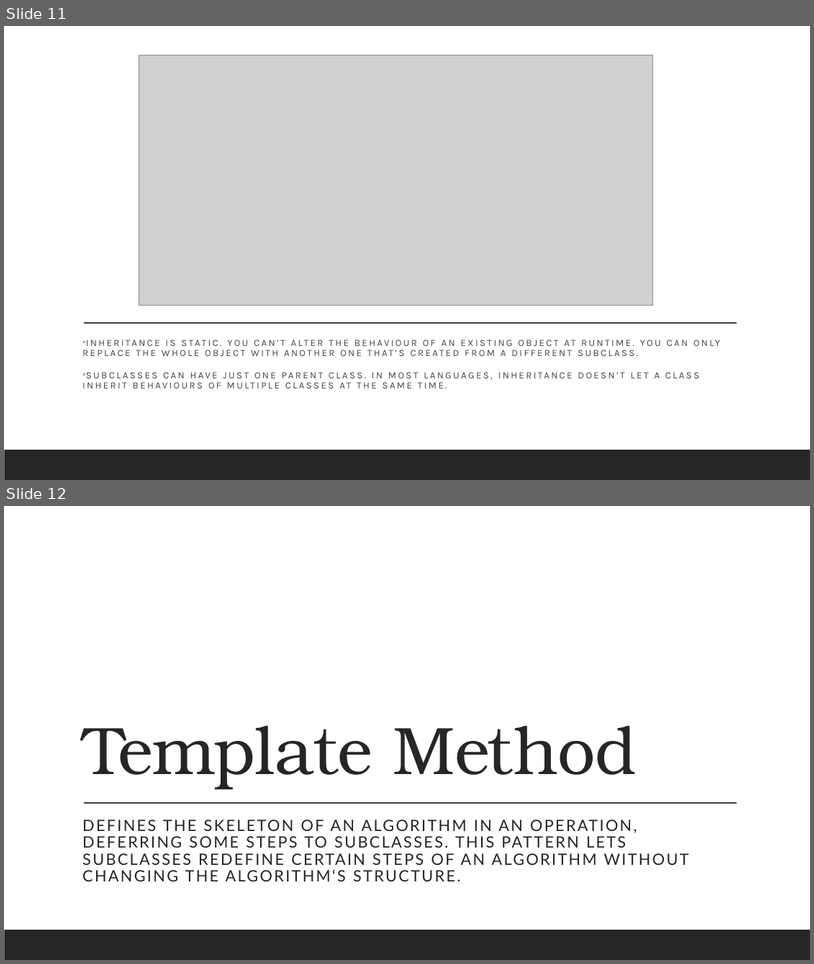
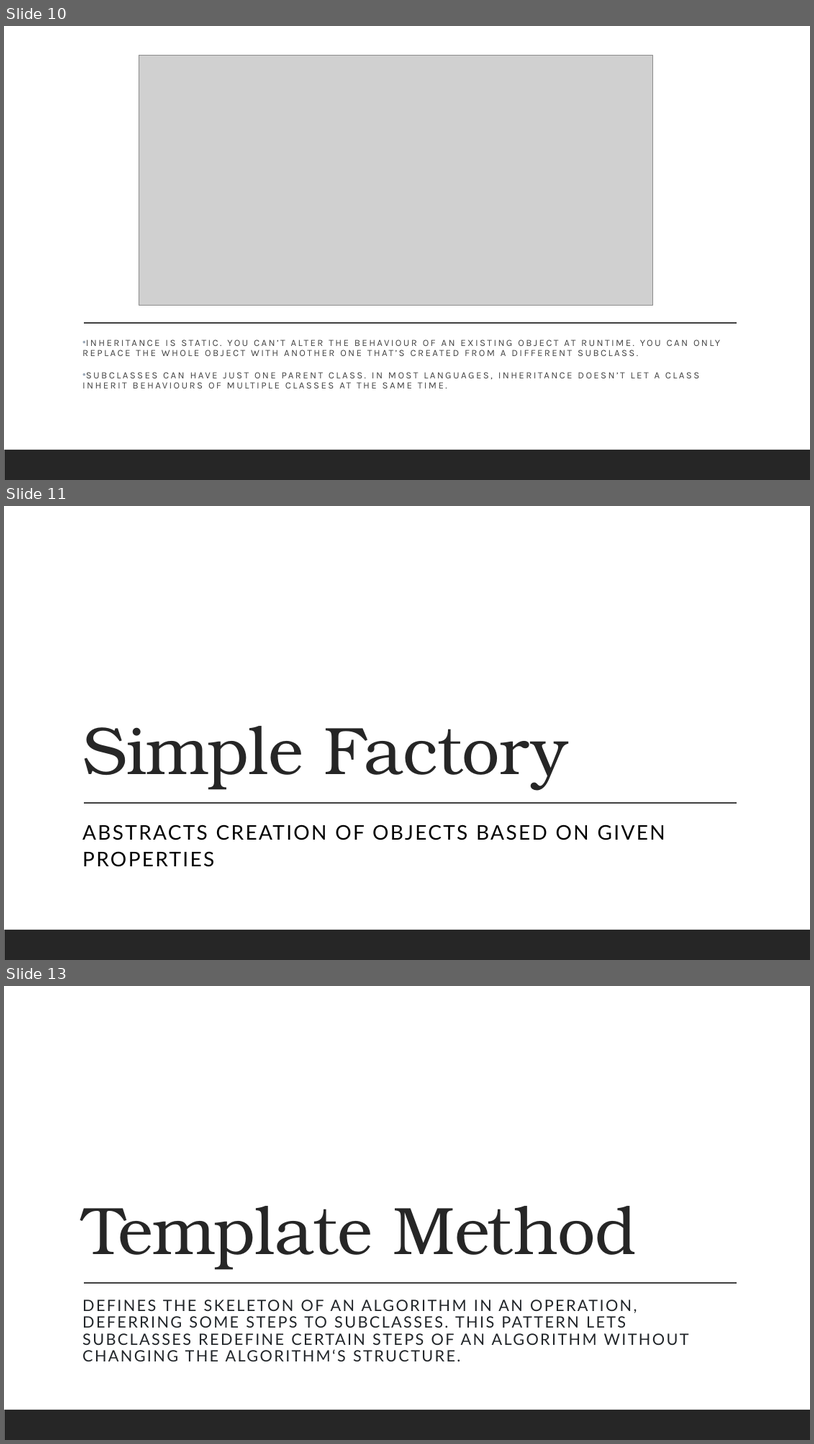
Before and after one commit to vesou/PatternsDemo, a slide deck: Misc/Design Patterns.pptx. Shown one above the other, each under a label of ours: slides 11 and 12 before the commit, slides 10, 11 and 13 after it; the slides between them are not shown. The pictures are 814x964 and 814x1444 pixels, drawn with LibreOffice and Linux fonts; fonts in the diff are those of the drawing; grey boxes stand for pictures. Boxes give left, top, right and bottom in pixels: in the first picture for what was removed or moved away, otherwise in the second. Text is boxed around its words. In the diff, an @@ line names an element or a change of style, - is before the commit and + after.

Commit message:
Add simple Factory

```diff
--- a/Misc/Design Patterns.pptx
+++ b/Misc/Design Patterns.pptx
@@ slide 11 added at [4, 506, 810, 960], background #FFFFFF; not listed: 2 template elements that a slide beside it also shows @@
@@ title added at [82, 726, 568, 790], 80 pt, text #262626 @@
+Simple Factory
@@ text added at [82, 824, 666, 867], 24 pt, text #000000 @@
+ABSTRACTS CREATION OF OBJECTS BASED ON GIVEN PROPERTIES
@@ what was slide 11 is now slide 10 @@
@@ what was slide 12 is now slide 13 @@
```
Also in this commit, not shown: 2 slides changed, 2 other slides added, 1 slide removed, 19 other files.
